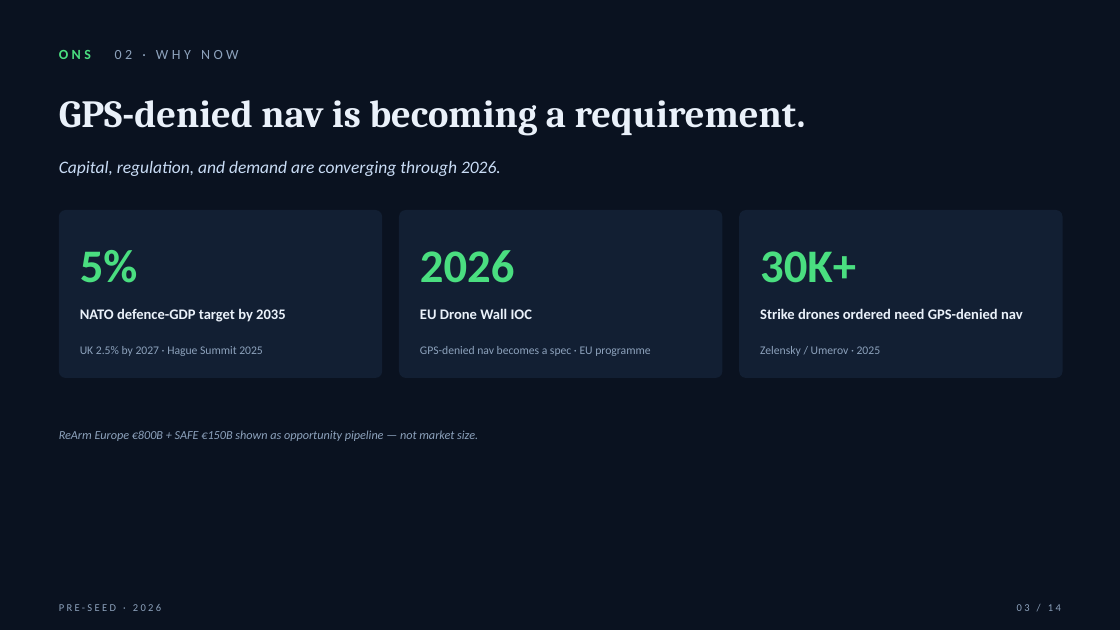
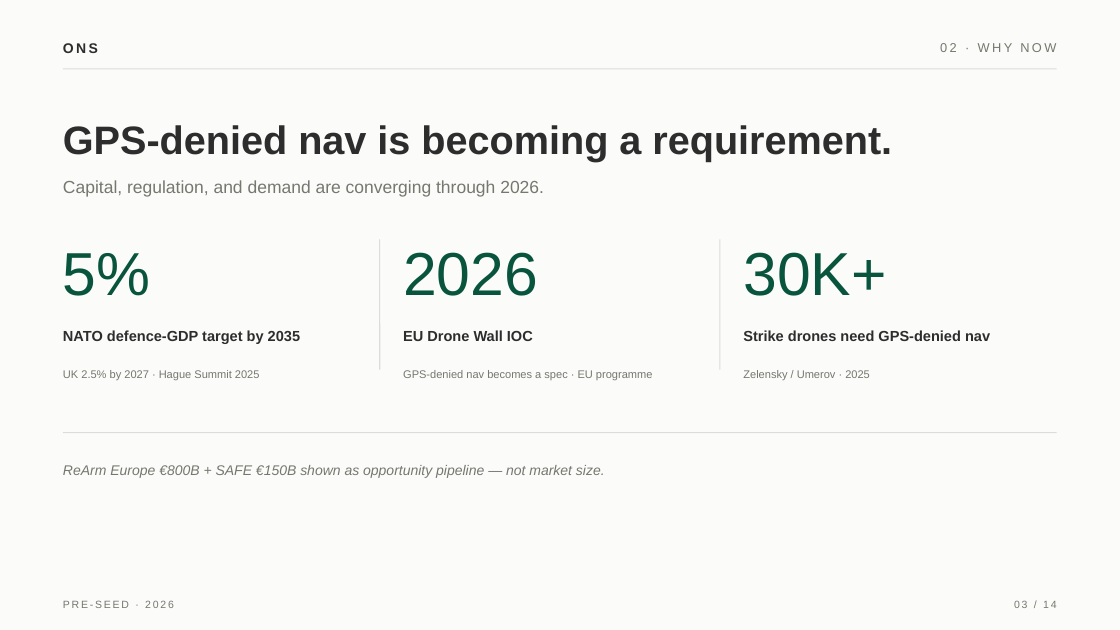
Before and after one commit to ilavrishko-jpg/Gis-point, a slide deck: slide 3 of flyby/presentation/FlyBy_ONS_PreSeed_2026_v2.pptx. Drawn at 1120x630 pixels with LibreOffice and Linux fonts; fonts in the diff are those of the drawing. Boxes give left, top, right and bottom in pixels: in the first picture for what was removed or moved away, otherwise in the second. Text is boxed around its words. In the diff, an @@ line names an element or a change of style, - is before the commit and + after.

```diff
--- a/flyby/presentation/FlyBy_ONS_PreSeed_2026_v2.pptx
+++ b/flyby/presentation/FlyBy_ONS_PreSeed_2026_v2.pptx
@@ background #0A1220 to #FBFBFA @@
@@ text added at (x1=63, y1=43, x2=98, y2=53), 12 pt, text #2D2D2D, bold @@
+ONS
@@ text at (x1=940, y1=43, x2=1056, y2=52): text changed; size 12 to 11 pt; font Calibri to Arial; text colour #8DA2BC to #76776F @@
-ONS 02 · WHY NOW
+02 · WHY NOW
@@ line added from (63, 69) to (1057, 69), #DCDDD8 1 pt @@
@@ text "GPS-denied nav is becoming a ..." moved from (x1=59, y1=100, x2=806, y2=136) to (x1=63, y1=125, x2=892, y2=162) @@
@@ text "GPS-denied nav is becoming a ..." at (x1=63, y1=125, x2=892, y2=162): size 33 to 34 pt, font Cambria to Arial, text colour #EAF1FA to #2D2D2D @@
@@ text "Capital, regulation, and demand are ..." moved from (x1=59, y1=161, x2=501, y2=176) to (x1=63, y1=180, x2=544, y2=197) @@
@@ text "Capital, regulation, and demand are ..." at (x1=63, y1=180, x2=544, y2=197): font Calibri to Arial, text colour #C9DCF5 to #76776F, italic off @@
@@ rounded rectangle removed at (x1=59, y1=210, x2=382, y2=378) @@
@@ text "5%" moved from (x1=80, y1=250, x2=138, y2=283) to (x1=63, y1=253, x2=151, y2=296) @@
@@ line added from (380, 239) to (380, 370), #DCDDD8 1 pt @@
@@ rounded rectangle removed at (x1=399, y1=210, x2=723, y2=378) @@
@@ text "2026" moved from (x1=420, y1=250, x2=514, y2=283) to (x1=403, y1=252, x2=538, y2=296) @@
@@ line added from (720, 239) to (720, 370), #DCDDD8 1 pt @@
@@ rounded rectangle removed at (x1=739, y1=210, x2=1063, y2=378) @@
@@ size 40 to 52 pt, font Calibri to Arial, text colour #4ADE80 to #08543C, bold off in 3 elements at (x1=63, y1=253, x2=151, y2=296), (x1=403, y1=252, x2=538, y2=296), (x1=743, y1=252, x2=886, y2=296) @@
@@ text "30K+" moved from (x1=760, y1=251, x2=856, y2=283) to (x1=743, y1=252, x2=886, y2=296) @@
@@ text "NATO defence-GDP target by 2035" moved from (x1=80, y1=308, x2=286, y2=322) to (x1=63, y1=330, x2=300, y2=344) @@
@@ text "NATO defence-GDP target by 2035" at (x1=63, y1=330, x2=300, y2=344): font Calibri to Arial, text colour #EAF1FA to #2D2D2D @@
@@ text "EU Drone Wall IOC" at (x1=403, y1=330, x2=533, y2=341): font Calibri to Arial, text colour #EAF1FA to #2D2D2D @@
@@ text "EU Drone Wall IOC" moved from (x1=420, y1=308, x2=532, y2=319) to (x1=403, y1=330, x2=533, y2=341) @@
@@ text "UK 2.5% by 2027 · ..." moved from (x1=80, y1=346, x2=263, y2=356) to (x1=63, y1=370, x2=260, y2=380) @@
@@ text "GPS-denied nav becomes a spec ..." moved from (x1=420, y1=346, x2=650, y2=356) to (x1=403, y1=370, x2=653, y2=380) @@
@@ size 10 to 9.5 pt, font Calibri to Arial, text colour #8DA2BC to #76776F in 3 elements at (x1=63, y1=370, x2=260, y2=380), (x1=403, y1=370, x2=653, y2=380), (x1=743, y1=370, x2=870, y2=380) @@
@@ text "Zelensky / Umerov · 2025" moved from (x1=760, y1=346, x2=881, y2=356) to (x1=743, y1=370, x2=870, y2=380) @@
@@ text at (x1=743, y1=330, x2=990, y2=341): text changed; font Calibri to Arial; text colour #EAF1FA to #2D2D2D @@
-Strike drones ordered need GPS-denied nav
+Strike drones need GPS-denied nav
@@ line added from (63, 433) to (1057, 433), #DCDDD8 1 pt @@
@@ text "ReArm Europe €800B + SAFE ..." moved from (x1=59, y1=430, x2=478, y2=441) to (x1=63, y1=465, x2=605, y2=478) @@
@@ text "ReArm Europe €800B + SAFE ..." at (x1=63, y1=465, x2=605, y2=478): size 10.5 to 12 pt, font Calibri to Arial, text colour #8DA2BC to #76776F @@
@@ text "PRE-SEED · 2026" at (x1=63, y1=600, x2=174, y2=608): font Calibri to Arial, text colour #8DA2BC to #76776F, letter spacing 2 to 1.5 pt @@
@@ text "03 / 14" at (x1=1014, y1=600, x2=1056, y2=608): font Calibri to Arial, text colour #8DA2BC to #76776F, letter spacing 2 to 1.5 pt @@
```
Also in this commit, not shown: 14 other slides changed, 3 other files.
